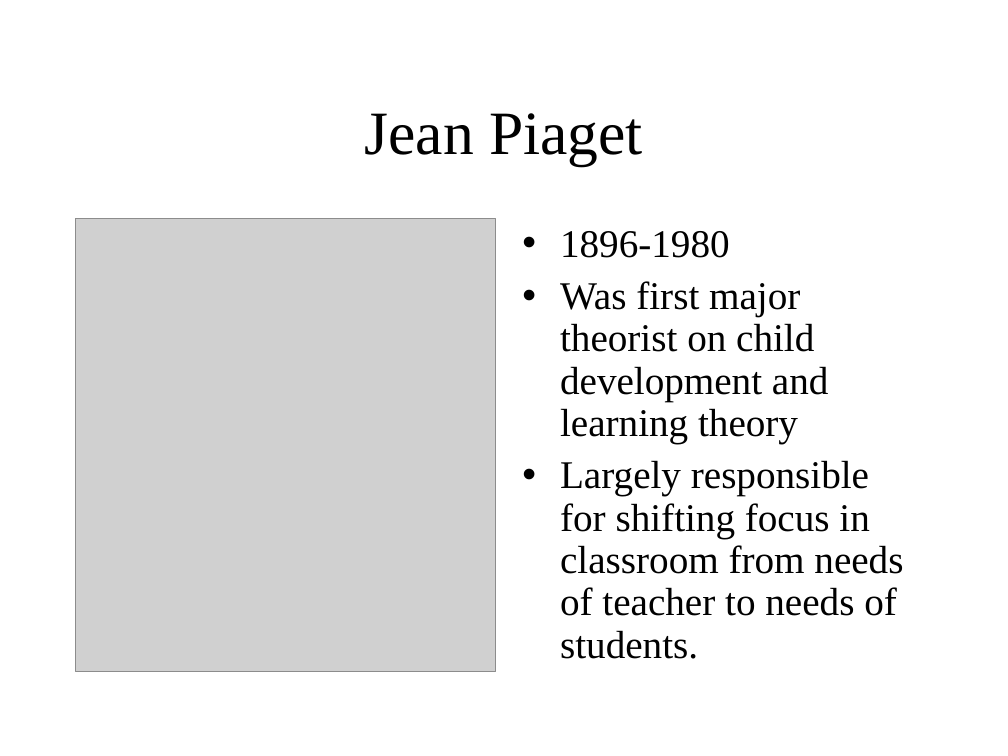
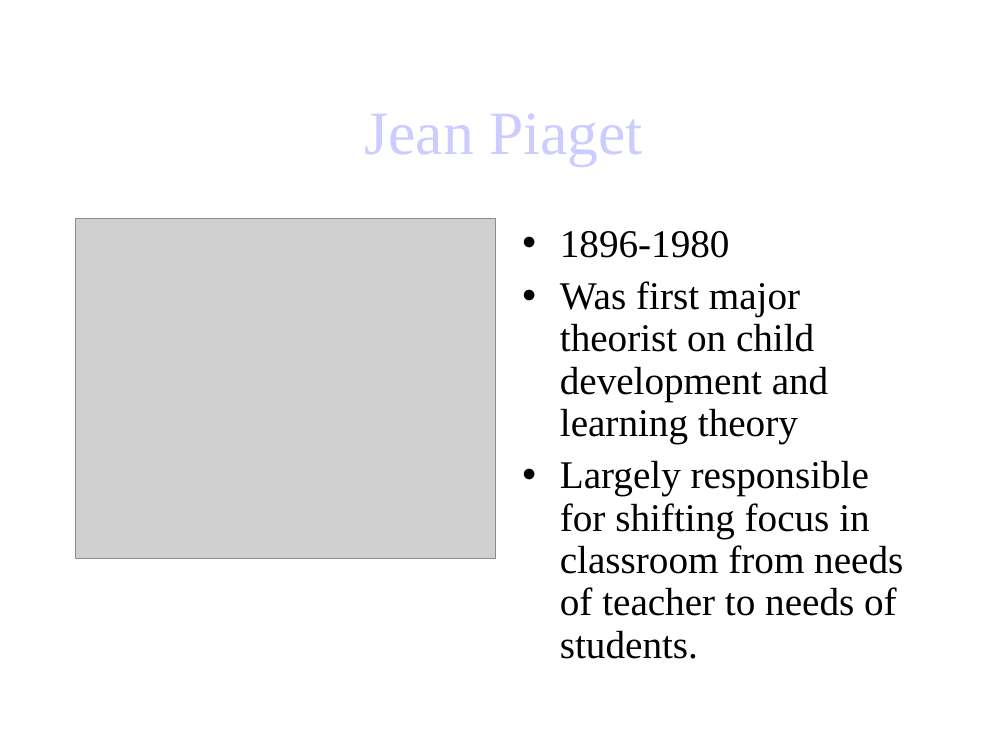
Before and after one commit to decause/hflossk, a slide deck: slide 11 of static/content/OLPCKidsA.ppt. Drawn at 1008x756 pixels with LibreOffice and Linux fonts; fonts in the diff are those of the drawing; grey boxes stand for pictures. Boxes give left, top, right and bottom in pixels: in the first picture for what was removed or moved away, otherwise in the second. Text is boxed around its words. In the diff, an @@ line names an element or a change of style, - is before the commit and + after.

Commit message:
Edits, styling, and URL checking on original slides

```diff
--- a/static/content/OLPCKidsA.ppt
+++ b/static/content/OLPCKidsA.ppt
@@ title "Jean Piaget" at (364,114,643,166): text colour #000000 to #CCCCFF @@
@@ picture: place and size @@
-picture at (76,219,496,672)
+picture at (76,219,496,559)
@@ text "1896-1980" at (560,231,903,659): indent changed @@
```
Also in this commit, not shown: 21 other slides changed.
